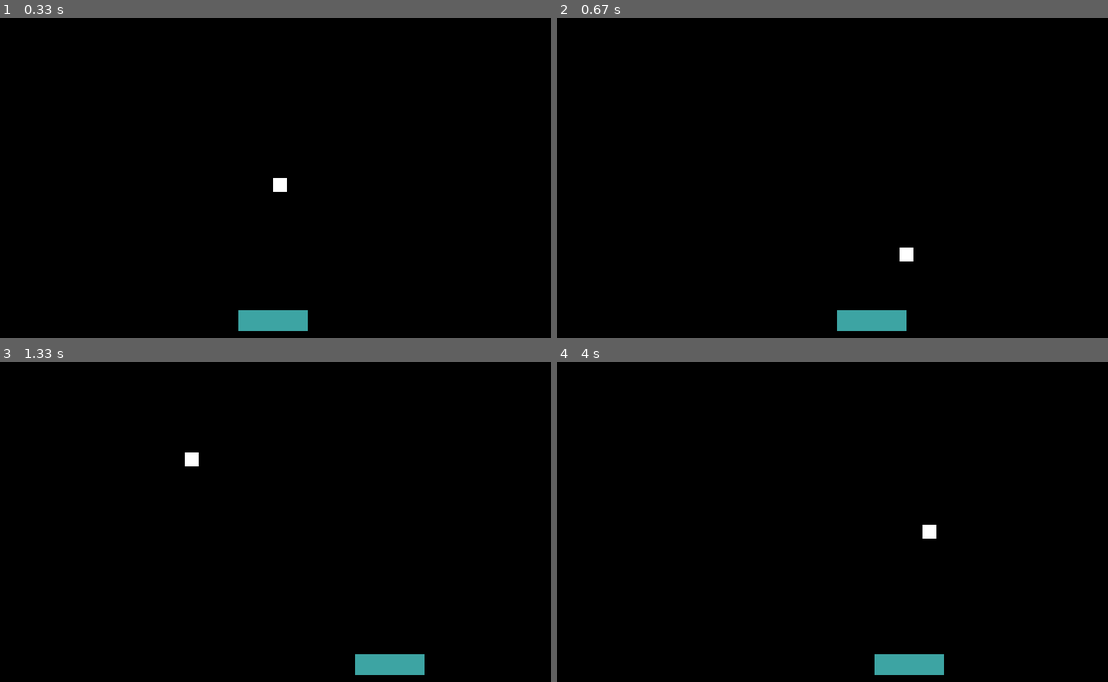
Above: before the commit, frames 1-4 (two rows, left to right).
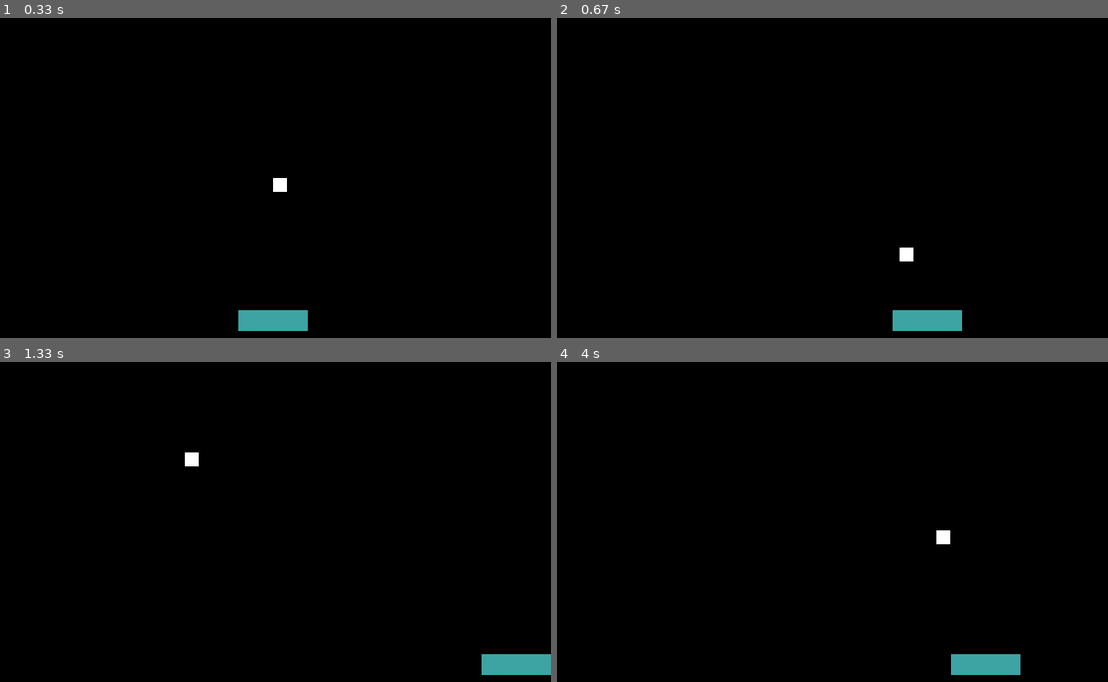
Above: after the commit, the same moments.

Repository: angelo-filho/activity-4-5
Game: pygame game, started from breakout/breakout.py
The game is run twice, just before and just after one commit, with the same random seed, the same clock (stepped at 60 frames per second) and the same inputs.
Inputs:
- Up to frame 1 (0.33 s): no input
- Up to frame 2 (0.67 s): hold Right from 0.33 s (still down)
- Up to frame 3 (1.33 s): release Right at 0.8 s; hold Right 0.83-1.3 s
- Up to frame 4 (4 s): hold Left 1.33-1.87 s; hold Left 1.9-2.3 s; hold Right 2.33-2.97 s; hold Left 3-3.47 s; hold Right 3.5-3.97 s

Frame 1 is identical in both runs. In frame 2, 1.3% of the frame differs, in the area x 50-74%, y 91-98%; in frame 3, 1.6%; in frame 4, 1.9%, in the area x 57-85%, y 50-98%.

Commit message:
Change paddle velocity

Diff:
--- a/breakout/breakout.py
+++ b/breakout/breakout.py
@@ -42,9 +42,9 @@
 
     keys = pygame.key.get_pressed()
     if keys[pygame.K_LEFT]:
-        paddle.move_left(3)
+        paddle.move_left()
     if keys[pygame.K_RIGHT]:
-        paddle.move_right(3)
+        paddle.move_right()
 
     sprites.update()
 
--- a/breakout/model/Paddle.py
+++ b/breakout/model/Paddle.py
@@ -14,12 +14,14 @@
         pygame.draw.rect(self.image, color, [0, 0, width, height])
         self.rect = self.image.get_rect()
 
-    def move_right(self, pixels):
-        self.rect.x += pixels
+        self.speed = 7
+
+    def move_right(self):
+        self.rect.x += self.speed
         if self.rect.right >= 800:
             self.rect.x = 800 - self.rect.width
 
-    def move_left(self, pixels):
-        self.rect.x -= pixels
+    def move_left(self):
+        self.rect.x -= self.speed
         if self.rect.x <= 0:
             self.rect.x = 0
